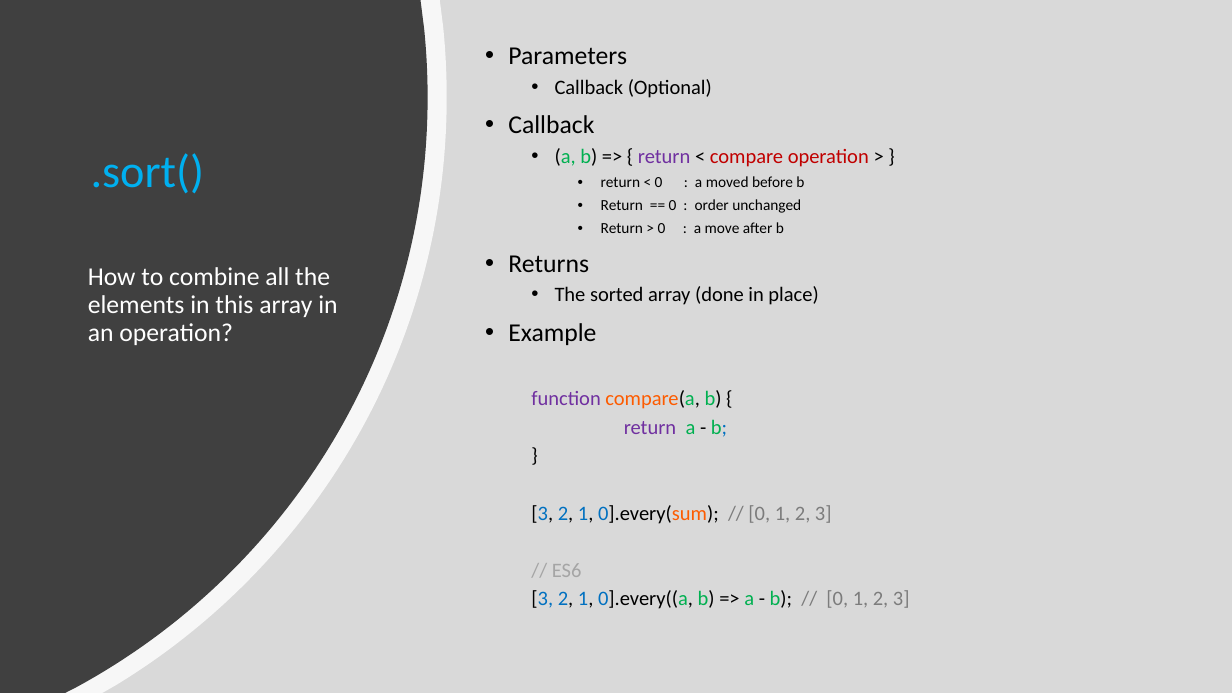
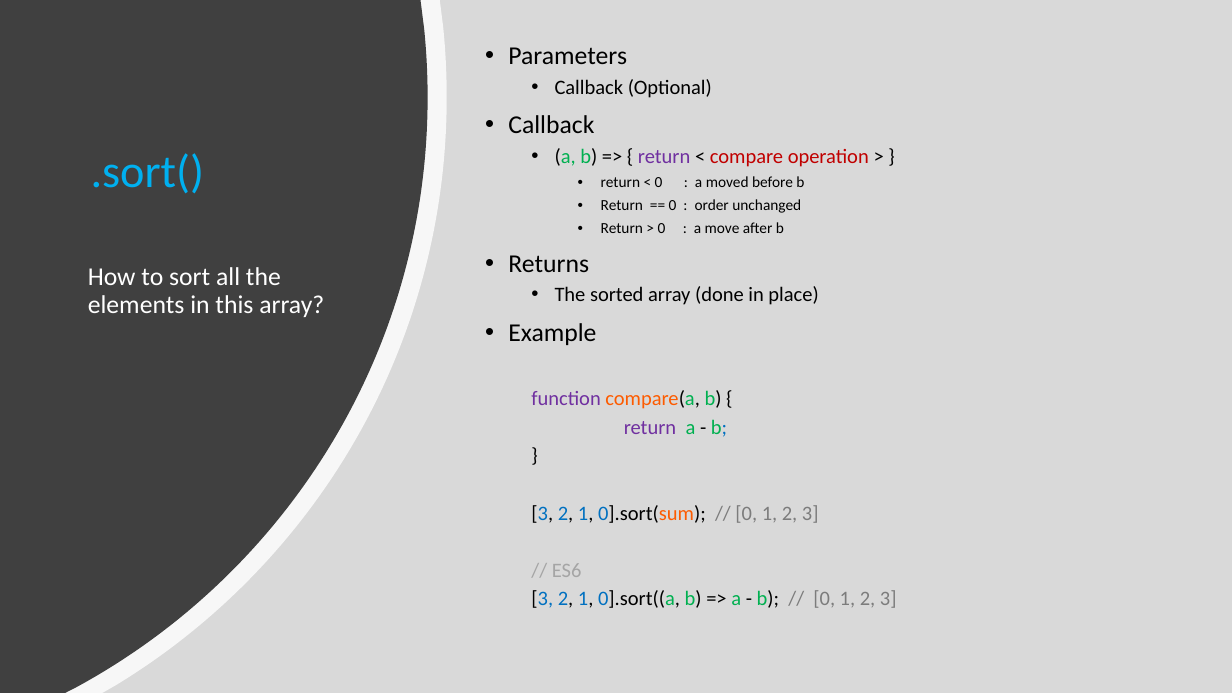
Before and after one commit to Code-with-Us/sessions, a slide deck: slide 13 of Arrays_HOF/Arrays_HOF.pptx. Drawn at 1232x693 pixels with LibreOffice and Linux fonts; fonts in the diff are those of the drawing. Boxes give left, top, right and bottom in pixels: in the first picture for what was removed or moved away, otherwise in the second. Text is boxed around its words. In the diff, an @@ line names an element or a change of style, - is before the commit and + after.

```diff
--- a/Arrays_HOF/Arrays_HOF.pptx
+++ b/Arrays_HOF/Arrays_HOF.pptx
@@ text at (x1=88, y1=267, x2=324, y2=317): text changed @@
-How to combine all the elements in this array in an operation?
+How to sort all the elements in this array?
@@ text at (x1=531, y1=505, x2=819, y2=523): text changed @@
-  [3, 2, 1, 0].every(sum); // [0, 1, 2, 3]
+  [3, 2, 1, 0].sort(sum); // [0, 1, 2, 3]
@@ text at (x1=531, y1=590, x2=897, y2=608): text changed @@
-  [3, 2, 1, 0].every((a, b) => a - b); // [0, 1, 2, 3]
+  [3, 2, 1, 0].sort((a, b) => a - b); // [0, 1, 2, 3]
```
Also in this commit, not shown: 8 other slides changed, 2 other files.
